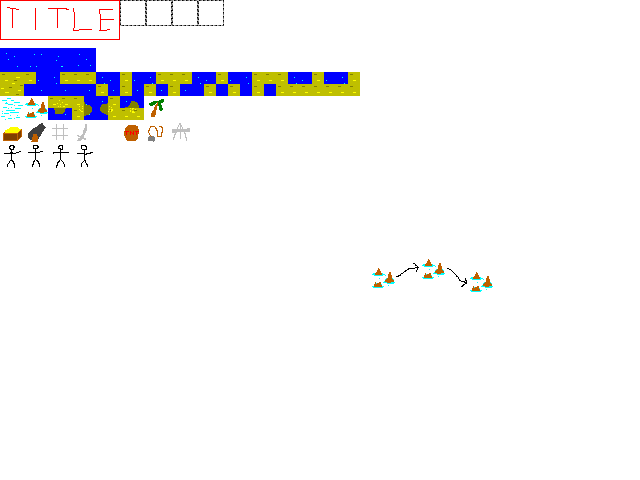
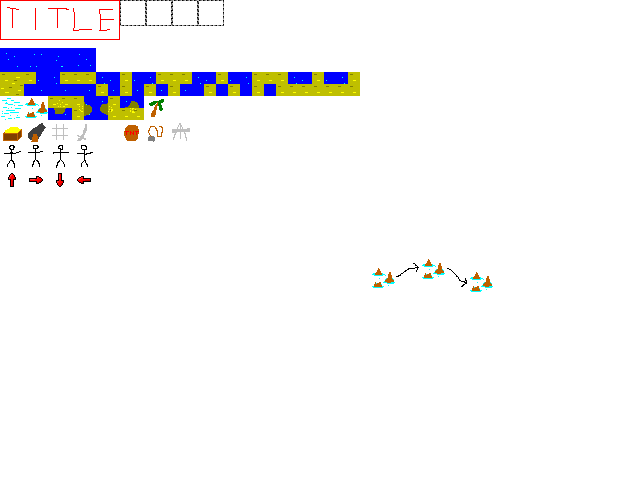
Revision of a layered 640×480 image; what changed, layer by layer:
painted on "content" over [8, 173, 91, 187]
